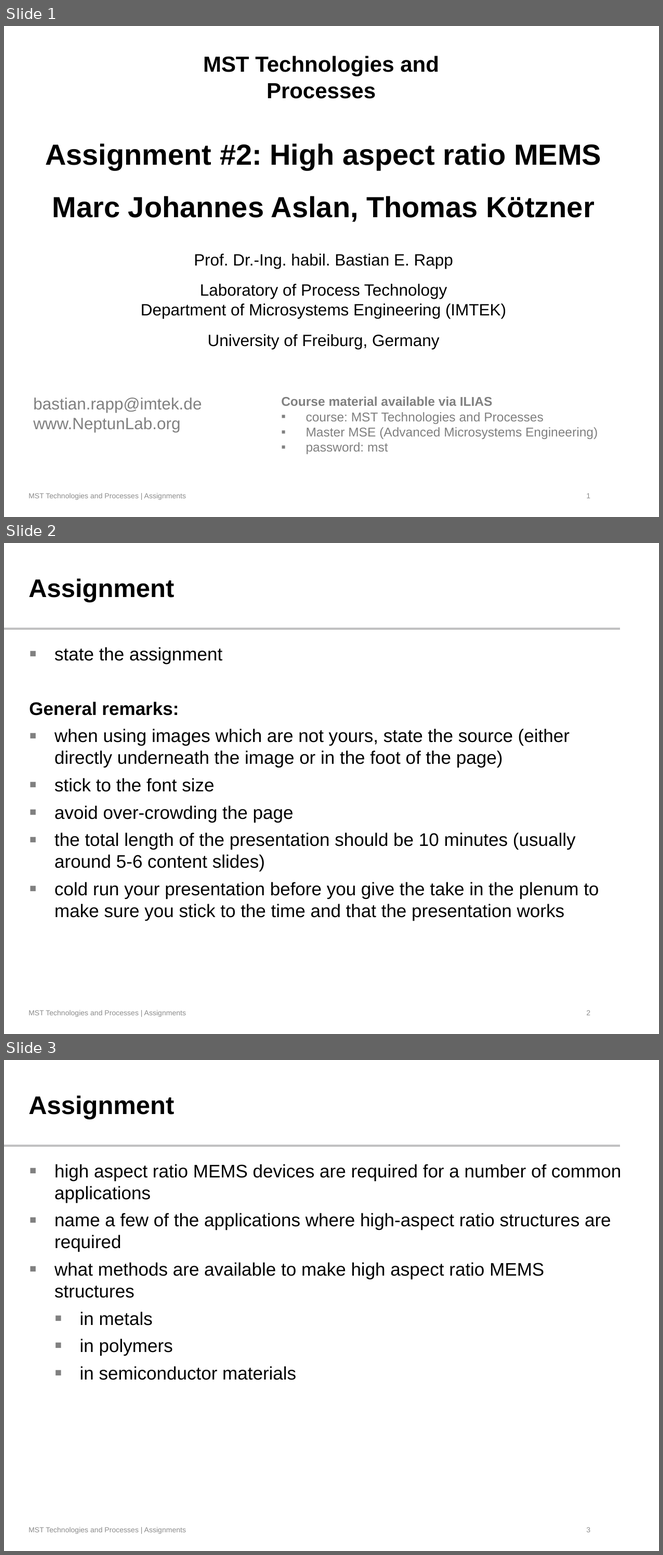
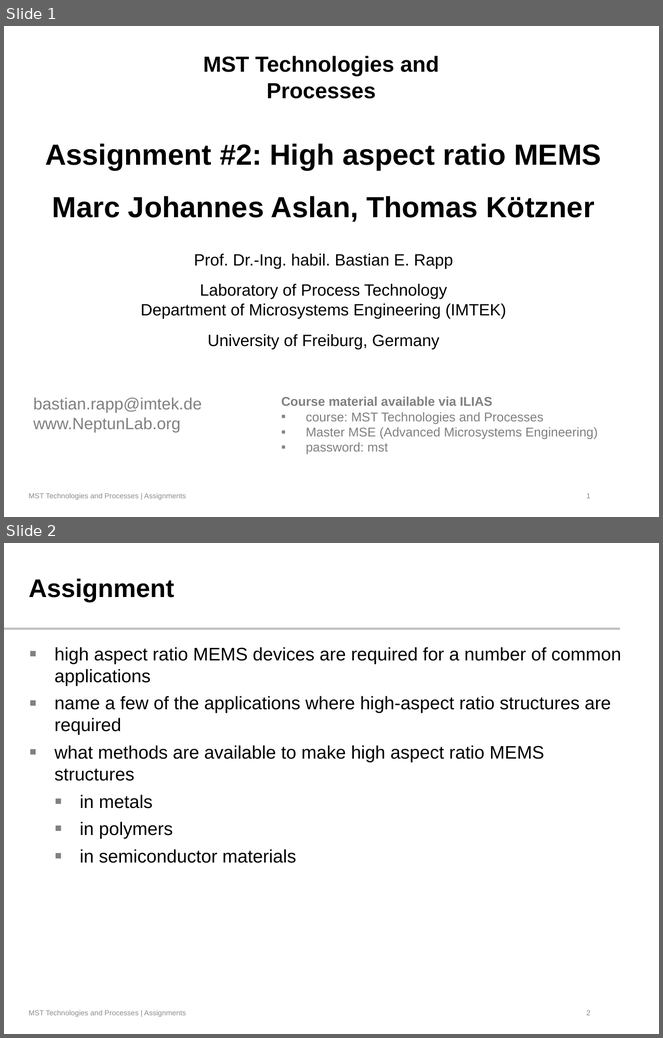
Before and after one commit to JayWiz/MST---High-Aspect-Ratio-MEMS, a slide deck: High_Aspect_Ratio_MEMS.pptx. Shown one above the other, each under a label of ours: slides 1, 2 and 3 before the commit, slides 1 and 2 after it. The pictures are 663x1555 and 663x1038 pixels, drawn with LibreOffice and Linux fonts; fonts in the diff are those of the drawing; background and template pictures are left out. Boxes give left, top, right and bottom in pixels: in the first picture for what was removed or moved away, otherwise in the second. Text is boxed around its words. In the diff, an @@ line names an element or a change of style, - is before the commit and + after.

```diff
--- a/High_Aspect_Ratio_MEMS.pptx
+++ b/High_Aspect_Ratio_MEMS.pptx
@@ slide 2 removed at box(4, 543, 659, 1034), background #FFFFFF; not listed: 3 template elements that a slide beside it also shows @@
@@ title removed at box(28, 578, 174, 602) @@
-Assignment
@@ text removed at box(29, 647, 599, 921) @@
-▪ state the assignment
-General remarks:
-▪ when using images which are not yours, state the source (either directly underneath the image or in the foot of the page)
-▪ stick to the font size
-▪ avoid over-crowding the page
-▪ the total length of the presentation should be 10 minutes (usually around 5-6 content slides)
-▪ cold run your presentation before you give the take in the plenum to make sure you stick to the time and that the presentation works
@@ what was slide 3 is now slide 2 @@
@@ page number at box(586, 1010, 591, 1016): text changed @@
-3
+2
```
Also in this commit, not shown: 3 slides changed.
